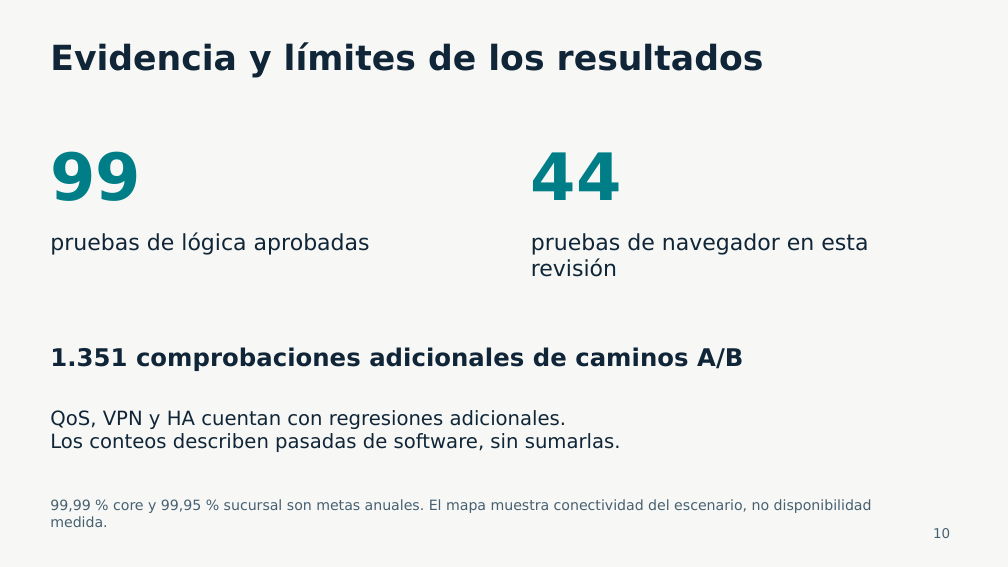
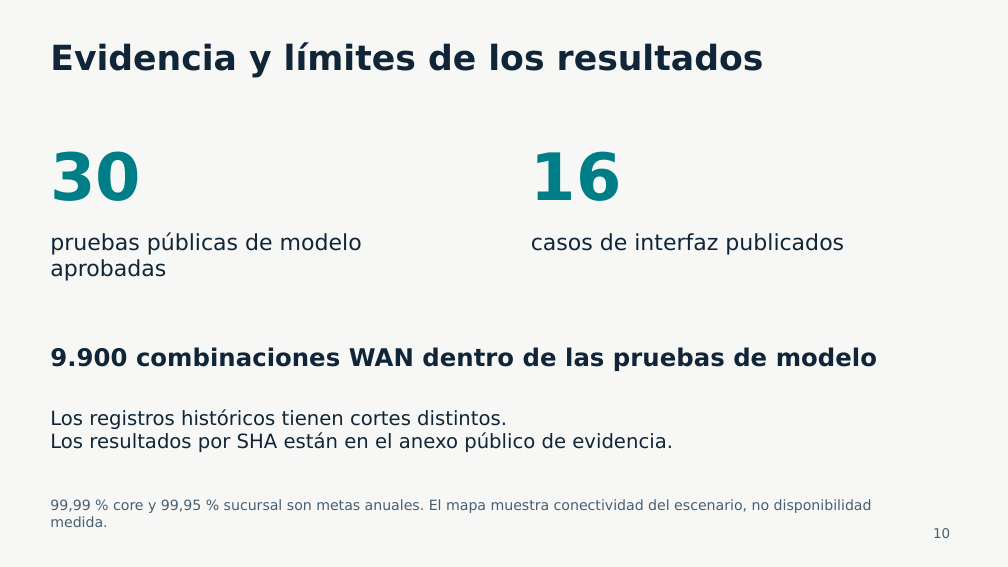
Before and after one commit to hu-herrera/financiera-pacifico-entrega-docente, a slide deck: slide 10 of Presentacion/Avance_Financiera_Pacifico_30_oct_2026.pptx. Drawn at 1008x567 pixels with LibreOffice and Linux fonts; fonts in the diff are those of the drawing. Boxes give left, top, right and bottom in pixels: in the first picture for what was removed or moved away, otherwise in the second. Text is boxed around its words. In the diff, an @@ line names an element or a change of style, - is before the commit and + after.

Commit message:
Consolidar entrega académica, presupuesto y verificación pública por SHA
Corrige cifras residuales del informe y flujo anual, cierre de bitácora, E4/E6 y enlaces privados u obsoletos. Publica fuentes académicas y anexos consultables, preservando cantidades y totales WAN-3. Actualiza la presentación, ZIP y manifiesto.

Añade 30 pruebas públicas de modelo y 16 casos Chromium de E1–E7/escena 10 contra fina 9b5139e. Los conteos históricos permanecen separados de esta ejecución y sus límites se documentan explícitamente.

```diff
--- a/Presentacion/Avance_Financiera_Pacifico_30_oct_2026.pptx
+++ b/Presentacion/Avance_Financiera_Pacifico_30_oct_2026.pptx
@@ text at <box>50,151,141,201</box>: text changed @@
-99
+30
@@ text at <box>531,151,622,201</box>: text changed @@
-44
+16
@@ text at <box>50,232,362,281</box>: text changed @@
-pruebas de lógica aprobadas
+pruebas públicas de modelo aprobadas
@@ text at <box>531,233,844,255</box>: text changed @@
-pruebas de navegador en esta revisión
+casos de interfaz publicados
@@ text at <box>50,347,877,371</box>: text changed @@
-1.351 comprobaciones adicionales de caminos A/B
+9.900 combinaciones WAN dentro de las pruebas de modelo
@@ text at <box>50,409,673,452</box>: text changed @@
-QoS, VPN y HA cuentan con regresiones adicionales.
-Los conteos describen pasadas de software, sin sumarlas.
+Los registros históricos tienen cortes distintos.
+Los resultados por SHA están en el anexo público de evidencia.
```
Also in this commit, not shown: 1 other slide changed, 41 other files.
